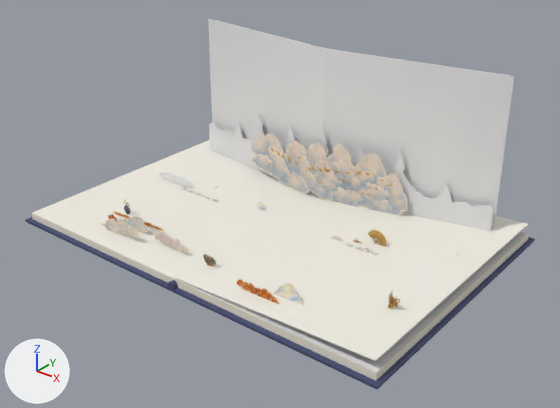
One commit to the glTF model live/toad-king-s05/spread.glb: the scene before it, then after it.
One viewpoint serves both versions: a 50 mm lens placed at (2.12, -2.6, 1.72), pointed at (0.09, -0.06, 0.15). Every picture has the same lights, and +X, +Y and +Z are marked at lower left. The first picture is the older version. Where no turn or scale is listed for an object, it has been applied to the vertices. Vertices at exactly the same position are counted once.

Objects in the first picture: 'block-1', 'block1', 'cover-1', 'cover1', 'leaf-page', 'page-prev', 'page-right', 'paper-static0', 'paper-static1', 'paper-static2' and 4 more.
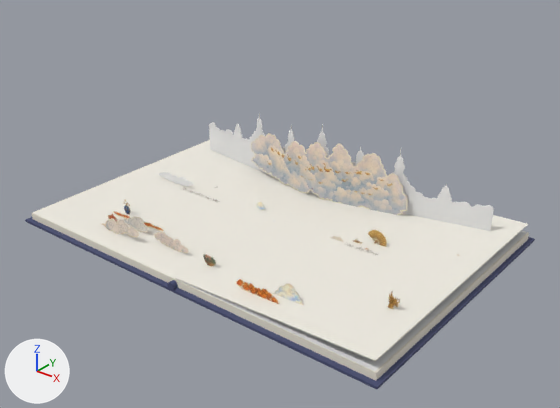
Pixel boxes [x1, y1, x2, y2] of what changed, in the pictures (560 x 408 px):
```json
{"object": "paper-static2", "change": "reshaped", "before": [208, 18, 514, 231], "after": [209, 113, 494, 231], "on screen": "7% narrower, 44% shorter"}
{"part": 1, "of": "me_paper_static2", "change": "deleted", "before": [324, 49, 514, 229]}
{"part": 2, "of": "me_paper_static2", "change": "deleted", "before": [208, 18, 327, 152]}
```

Scene script edits in JSON lines:
```json
{"block": "me_paper_static2", "where": "# used by ob_paper_static2; location = (0.0, 0.0, 0.0)"}
{"op": "remove", "block": "me_paper_static2", "code": "me_paper_static2.from_pydata(...)  # 854 vertices, 1692 faces; spans x -0.89..0.89, y 0.37..0.53, z 0.0..0.77"}
{"op": "add", "block": "me_paper_static2", "code": "me_paper_static2.from_pydata(...)  # 834 vertices, 1660 faces; spans x -0.89..0.89, y 0.37..0.5, z 0.0..0.4"}
{"block": "me_paper_static2", "change": "me_paper_static2 part 1: the loose piece of 10 vertices spanning x 0.0..0.89, y 0.4..0.53, z 0.0..0.77 is deleted"}
{"block": "me_paper_static2", "change": "me_paper_static2 part 2: the loose piece of 10 vertices spanning x -0.89..0.0, y 0.4..0.53, z 0.0..0.77 is deleted"}
```
